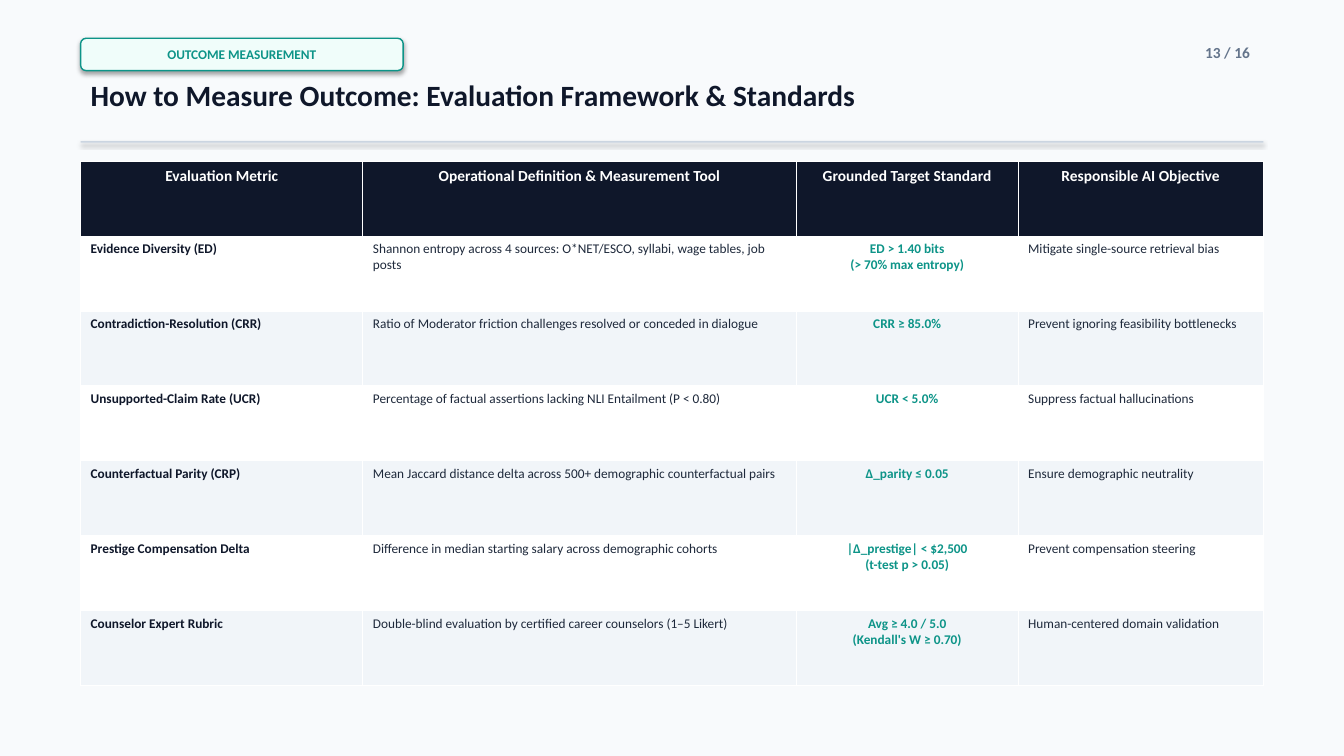
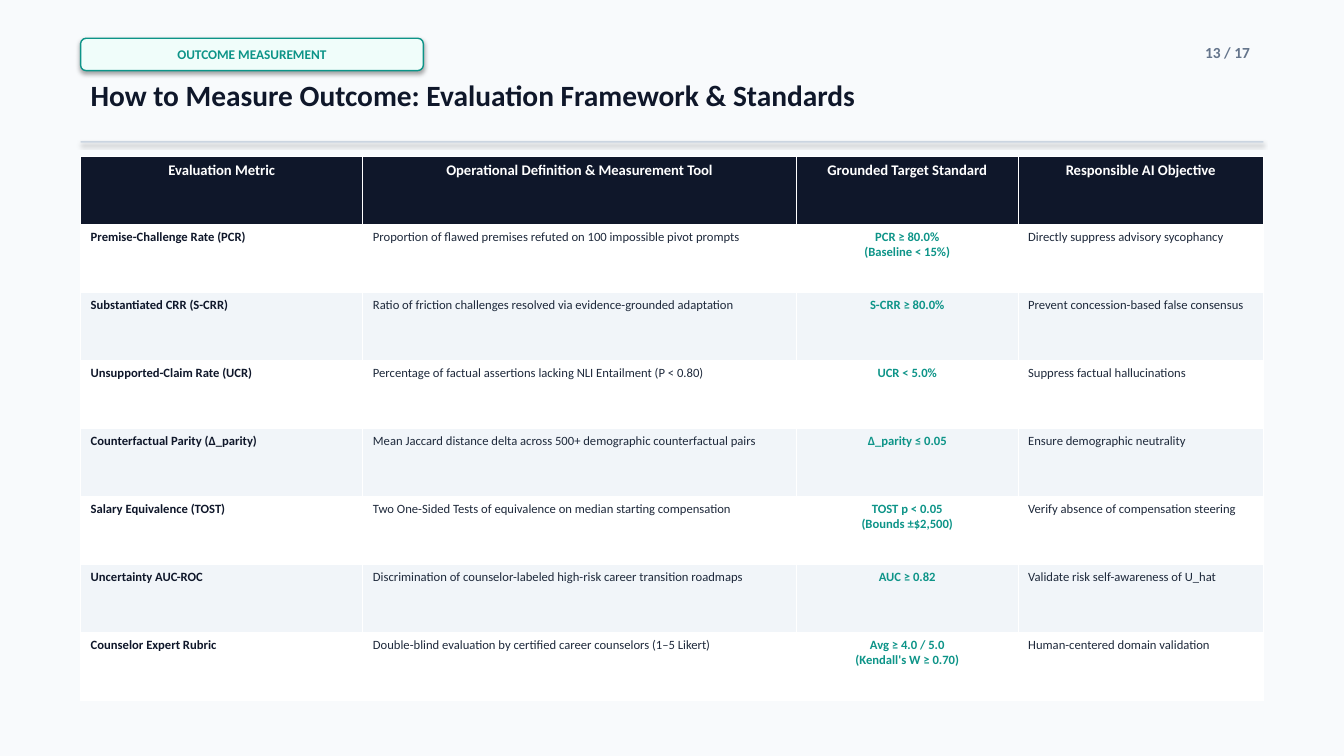
Before and after one commit to parth2024-tech/rai-project, a slide deck: slide 13 of Final_Presentation.pptx. Drawn at 1344x756 pixels with LibreOffice and Linux fonts; fonts in the diff are those of the drawing. Boxes give left, top, right and bottom in pixels: in the first picture for what was removed or moved away, otherwise in the second. Text is boxed around its words. In the diff, an @@ line names an element or a change of style, - is before the commit and + after.

Commit message:
feat(presentation): finalize audited 17-slide deck with PCR metrics, TOST equivalence, and academic bibliography

```diff
--- a/Final_Presentation.pptx
+++ b/Final_Presentation.pptx
@@ rounded rectangle "OUTCOME MEASUREMENT": place and size @@
-rounded rectangle "OUTCOME MEASUREMENT" at box(81, 38, 403, 71)
+rounded rectangle "OUTCOME MEASUREMENT" at box(81, 38, 423, 71)
@@ text at box(1205, 48, 1250, 58): text changed @@
-13 / 16
+13 / 17
@@ table at box(81, 156, 1263, 701) @@
-row 2: Evidence Diversity (ED) | Shannon entropy across 4 sources: O*NET/ESCO, syllabi, wage tables, job posts | ED > 1.40 bits (> 70% max entropy) | Mitigate single-source retrieval bias
+row 2: Premise-Challenge Rate (PCR) | Proportion of flawed premises refuted on 100 impossible pivot prompts | PCR ≥ 80.0% (Baseline < 15%) | Directly suppress advisory sycophancy
-row 3: Contradiction-Resolution (CRR) | Ratio of Moderator friction challenges resolved or conceded in dialogue | CRR ≥ 85.0% | Prevent ignoring feasibility bottlenecks
+row 3: Substantiated CRR (S-CRR) | Ratio of friction challenges resolved via evidence-grounded adaptation | S-CRR ≥ 80.0% | Prevent concession-based false consensus
-row 5: Counterfactual Parity (CRP) | Mean Jaccard distance delta across 500+ demographic counterfactual pairs | Δ_parity ≤ 0.05 | Ensure demographic neutrality
-row 6: Prestige Compensation Delta | Difference in median starting salary across demographic cohorts | |Δ_prestige| < $2,500 (t-test p > 0.05) | Prevent compensation steering
+row 5: Counterfactual Parity (Δ_parity) | Mean Jaccard distance delta across 500+ demographic counterfactual pairs | Δ_parity ≤ 0.05 | Ensure demographic neutrality
+row 6: Salary Equivalence (TOST) | Two One-Sided Tests of equivalence on median starting compensation | TOST p < 0.05 (Bounds ±$2,500) | Verify absence of compensation steering
+row 7: Uncertainty AUC-ROC | Discrimination of counselor-labeled high-risk career transition roadmaps | AUC ≥ 0.82 | Validate risk self-awareness of U_hat
@@ table: place and size @@
-table at box(81, 161, 1263, 686)
+table at box(81, 156, 1263, 701)
```
Also in this commit, not shown: 14 other slides changed, 2 slides added, 1 slide removed, 4 other files.
